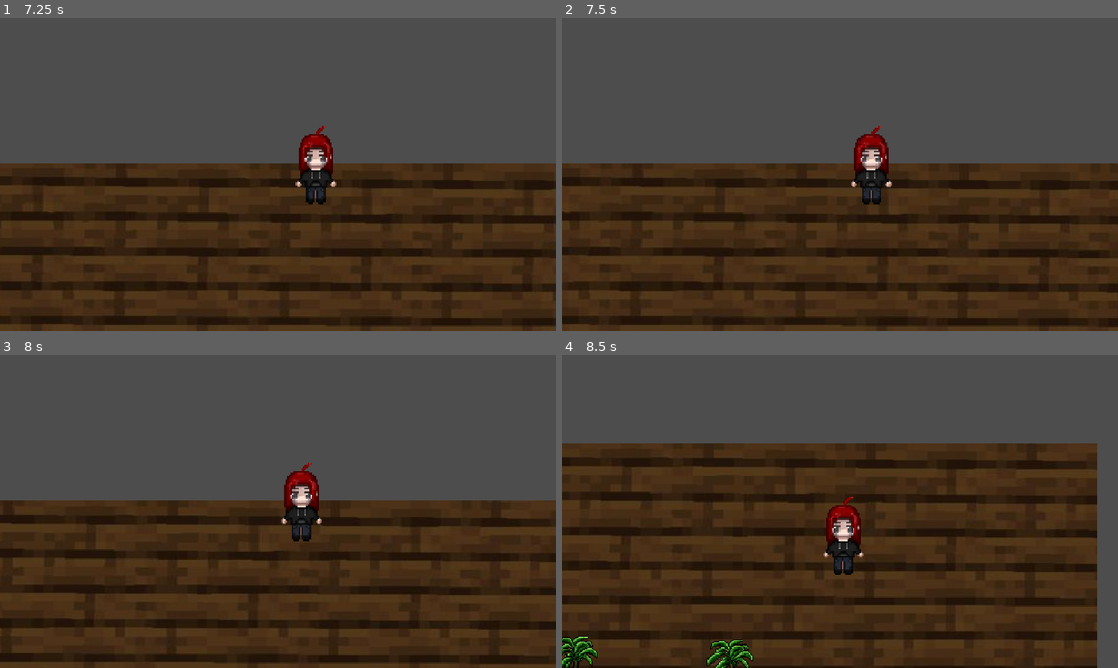
Above: before the commit, frames 1-4 (two rows, left to right).
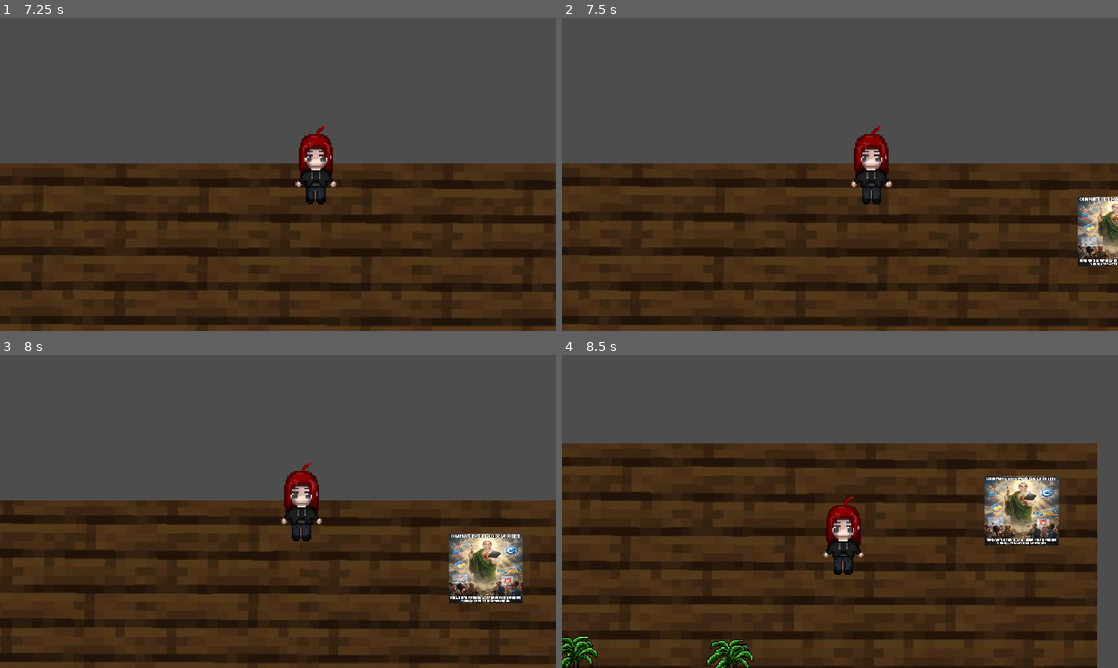
Above: after the commit, the same moments.

Repository: Tafi0405/Charlotte
Game: Godot game, scene res://piso.tscn
Same seed, same stepped clock (60 frames per second), same inputs: the game is played once before the commit and once after it.
Inputs:
- Up to frame 1 (7.25 s): tap Enter at 0.5 s; hold Shift 0.53-1.28 s; hold W 0.53-2.03 s; tap Shift every 1.5 s from 1.35 to 5.85 s; hold Shift 2.03-2.78 s; hold A 2.03-3.53 s; hold S 3.53-4.28 s; hold Shift 3.53-4.28 s; hold D 4.28-5.03 s; hold W 5.03-5.78 s; hold Shift 5.03-5.78 s; hold D from 5.78 s (still down); hold Shift from 6.53 s (still down)
- Up to frame 2 (7.5 s): keep holding D; release Shift at 7.28 s; tap Shift at 7.35 s
- Up to frame 3 (8 s): keep holding D
- Up to frame 4 (8.5 s): release D at 8.03 s; hold S from 8.03 s (still down); hold Shift from 8.03 s (still down)

Frame 1 is identical in both runs. In frame 2, 1.5% of the frame differs, in the area x 92-100%, y 57-80%; in frame 3, 2.8%; in frame 4, 2.8%, in the area x 76-90%, y 38-61%.

Commit message:
Primer enemigo
TEngo bastante trraumas

Diff:
--- /dev/null
+++ b/character_body_2d.gd
@@ -0,0 +1,31 @@
+extends CharacterBody2D
+
+var Charlotte = null
+var move = Vector2.ZERO
+@export var vel = 150 # Es buena práctica usar @export para ajustar la velocidad desde el editor
+
+func _physics_process(delta: float) -> void:
+	move = Vector2.ZERO
+
+	if Charlotte != null:
+		# Usamos global_position para evitar errores si los nodos están dentro de carpetas/padres distintos
+		move = global_position.direction_to(Charlotte.global_position)
+	else:
+		move = Vector2.ZERO
+
+	# normalized() ya no es estrictamente necesario porque direction_to() devuelve un vector normalizado,
+	# pero lo multiplicamos por la velocidad y por delta para move_and_collide
+	var movimiento_final = move * vel * delta
+
+	# move_and_collide modifica el movimiento directamente con física de colisiones
+	move_and_collide(movimiento_final)
+
+func _on_area_2d_body_entered(body: Node2D) -> void:
+	# Validamos que el cuerpo que entra sea exactamente tu jugadora
+	if body.name == "charlotte" or body.name == "Charlotte":
+		Charlotte = body
+
+func _on_area_2d_body_exited(body: Node2D) -> void:
+	# Si el cuerpo que sale es el que estábamos persiguiendo, lo olvidamos
+	if body == Charlotte:
+		Charlotte = null
--- /dev/null
+++ b/character_body_2d.tscn
@@ -0,0 +1,30 @@
+[gd_scene format=3 uid="uid://cmoral3tumpmy"]
+
+[ext_resource type="Script" uid="uid://cl16cyikx05vr" path="res://character_body_2d.gd" id="1_ij6vw"]
+[ext_resource type="Texture2D" uid="uid://b0pxtslannela" path="res://Assets/IMG-20260603-WA0011.jpg" id="2_ghijl"]
+
+[sub_resource type="CircleShape2D" id="CircleShape2D_44cfe"]
+radius = 150.0
+
+[sub_resource type="CircleShape2D" id="CircleShape2D_dd465"]
+radius = 400.0
+
+[node name="Enemigo" type="CharacterBody2D" unique_id=323063342]
+script = ExtResource("1_ij6vw")
+
+[node name="CollisionShape2D" type="CollisionShape2D" parent="." unique_id=1797510384]
+shape = SubResource("CircleShape2D_44cfe")
+
+[node name="Sprite2D" type="Sprite2D" parent="." unique_id=1524639762]
+position = Vector2(-0.4999969, 0)
+scale = Vector2(0.24665181, 0.17636988)
+texture = ExtResource("2_ghijl")
+
+[node name="Area2D" type="Area2D" parent="." unique_id=899468592]
+
+[node name="CollisionShape2D" type="CollisionShape2D" parent="Area2D" unique_id=1286685887]
+position = Vector2(1, -1)
+shape = SubResource("CircleShape2D_dd465")
+
+[connection signal="body_entered" from="Area2D" to="." method="_on_area_2d_body_entered"]
+[connection signal="body_exited" from="Area2D" to="." method="_on_area_2d_body_exited"]
--- a/piso.tscn
+++ b/piso.tscn
@@ -3,6 +3,7 @@
 [ext_resource type="Texture2D" uid="uid://h6xjte3notaq" path="res://Assets/madera oscura.jpg" id="1_kijln"]
 [ext_resource type="PackedScene" uid="uid://b8ciwep4g21xx" path="res://planta.tscn" id="2_t6b2e"]
 [ext_resource type="PackedScene" uid="uid://c5al5wncvlm8c" path="res://charlotte.tscn" id="3_hc6nc"]
+[ext_resource type="PackedScene" uid="uid://cmoral3tumpmy" path="res://character_body_2d.tscn" id="4_t6b2e"]
 
 [sub_resource type="RectangleShape2D" id="RectangleShape2D_kijln"]
 size = Vector2(878, 1)
@@ -65,3 +66,6 @@
 [node name="CollisionShape2D4" type="CollisionShape2D" parent="Límites" unique_id=1053251669]
 position = Vector2(863, 242)
 shape = SubResource("RectangleShape2D_0g0i5")
+
+[node name="Enemigo" parent="." unique_id=323063342 instance=ExtResource("4_t6b2e")]
+position = Vector2(1525, -361)
Binary file added: Assets/IMG-20260603-WA0011.jpg
Not shown, added: Assets/IMG-20260603-WA0011.jpg.import
Not shown, added: character_body_2d.gd.uid
